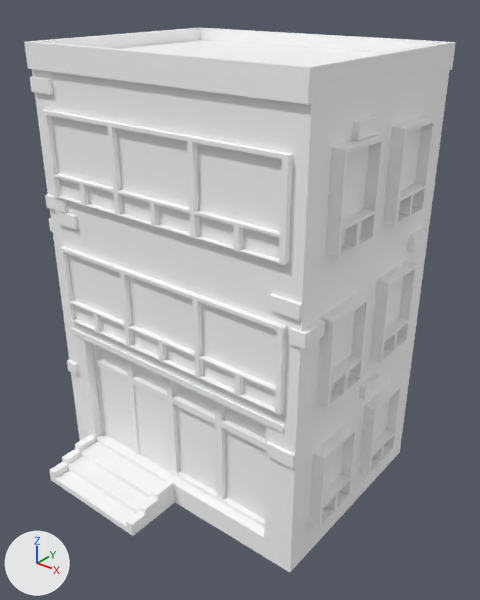
A saved change to the FBX model Assets/Art/Static Meshes/City/Buildings/3F/SM_3F_L_Half_01.fbx.
One viewpoint serves both versions: a camera (50 mm lens) standing at (9.45, -11.9, 12.01) and looking at (0.41, -0.6, 5.0). The axes (+X, +Y, +Z) are drawn at lower left. The lights are the same throughout. The first picture is the older version. Where no turn or scale is listed for an object, it has been applied to the vertices.

The first picture shows 'SM_3F_L_Half_01'.
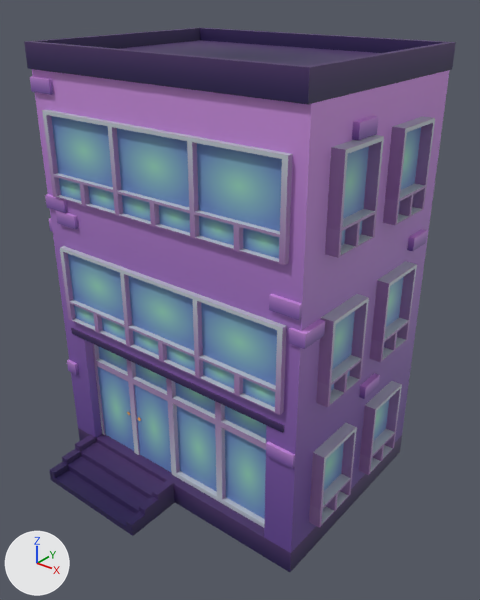
Where the newer file only moved an object's origin or applied its transform, the numbers keep the older frame.

Location of each change, [x1, y1, x2, y2] in pixels of the pictures (480 x 600 px):
'SM_3F_L_Half_01', recoloured (darker): [24, 28, 456, 572] in both

The change, as a list of edits to the scene's bpy script:
```text
Add img_t_atlas_buildings_bc_png:
    img_t_atlas_buildings_bc_png = load_image('T_Atlas_Buildings_BC.png', '../../../../Textures/City/T_Atlas_Buildings_BC.png', 2048, 2048, 'sRGB')
Add mat_material__36_076:
    mat_material__36_076 = principled_material('Material #36.076')
    mat_material__36_076.texture = img_t_atlas_buildings_bc_png
    mat_material__36_076.roughness = 0.553
Change me_mesh_057:
    where me_mesh_057.from_pydata(...)  # 1573 vertices, 1036 faces; spans x -3.95..3.87, y -4.21..2.76, z -0.03..10.77
    remove me_mesh_057.materials.append(mat_material__36_049)  # white #ffffff
    add me_mesh_057.materials.append(mat_material__36_076)  # picture img_t_atlas_buildings_bc_png
```
